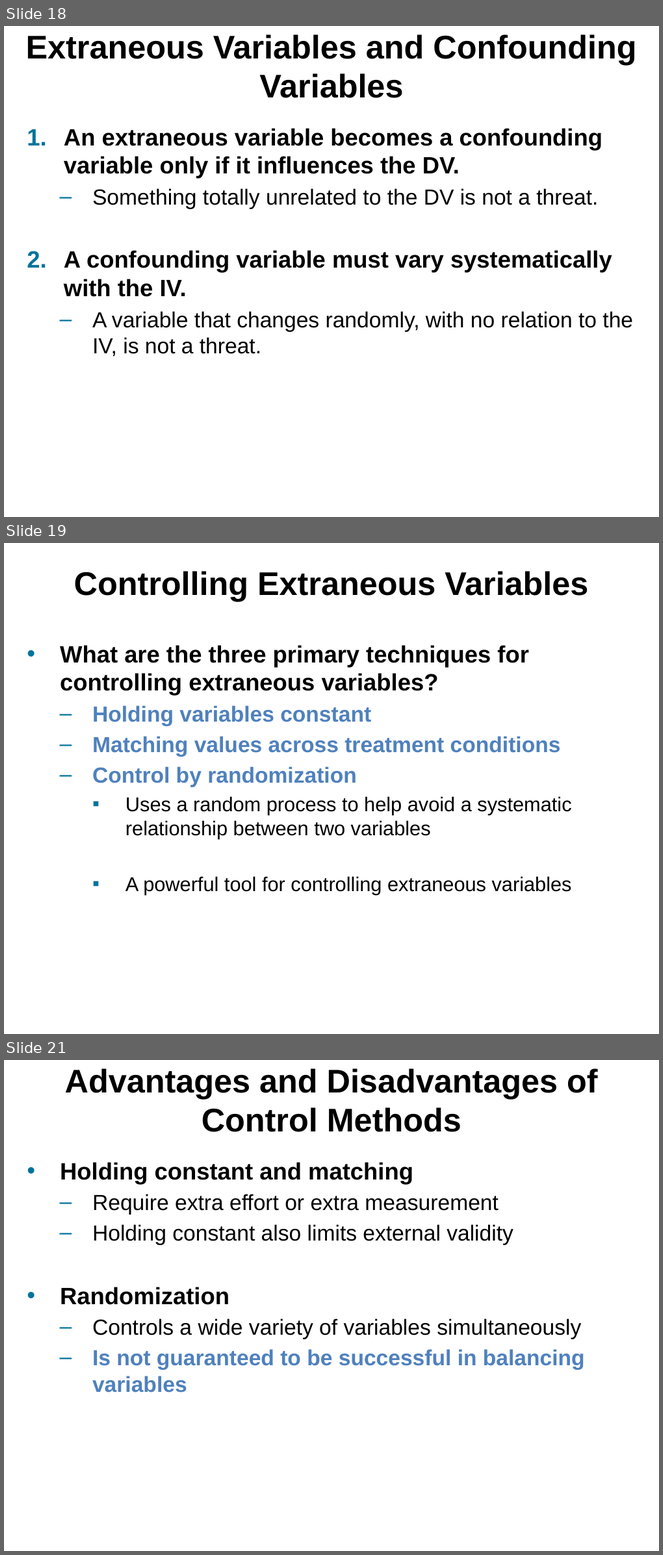
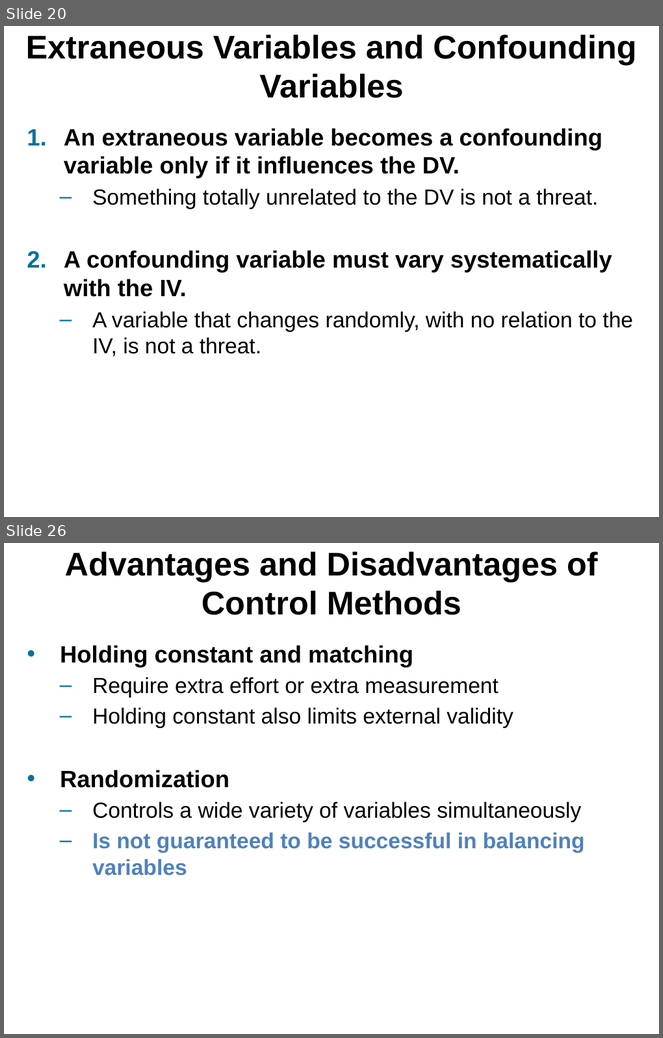
Before and after one commit to npm27/Teaching-Materials, a slide deck: Research Methods/Slides/Chapter 7.pptx. Shown one above the other, each under a label of ours: slides 18, 19 and 21 before the commit, slides 20 and 26 after it; the slides between them are not shown. The pictures are 663x1555 and 663x1038 pixels, drawn with LibreOffice and Linux fonts; fonts in the diff are those of the drawing. Boxes give left, top, right and bottom in pixels: in the first picture for what was removed or moved away, otherwise in the second. Text is boxed around its words. In the diff, an @@ line names an element or a change of style, - is before the commit and + after.

```diff
--- a/Research Methods/Slides/Chapter 7.pptx
+++ b/Research Methods/Slides/Chapter 7.pptx
@@ slide 19 removed at (4,543,659,1034), background #FFFFFF @@
@@ title removed at (74,571,588,601) @@
-Controlling Extraneous Variables
@@ text removed at (60,645,572,895) @@
-• What are the three primary techniques for controlling extraneous variables?
-  – Holding variables constant
-  – Matching values across treatment conditions
-  – Control by randomization
-    ▪ Uses a random process to help avoid a systematic relationship between two variables
-    ▪ A powerful tool for controlling extraneous variables
@@ what was slide 18 is now slide 20 @@
@@ what was slide 21 is now slide 26 @@
```
Also in this commit, not shown: 2 slides changed, 8 slides added, 2 other slides removed.
